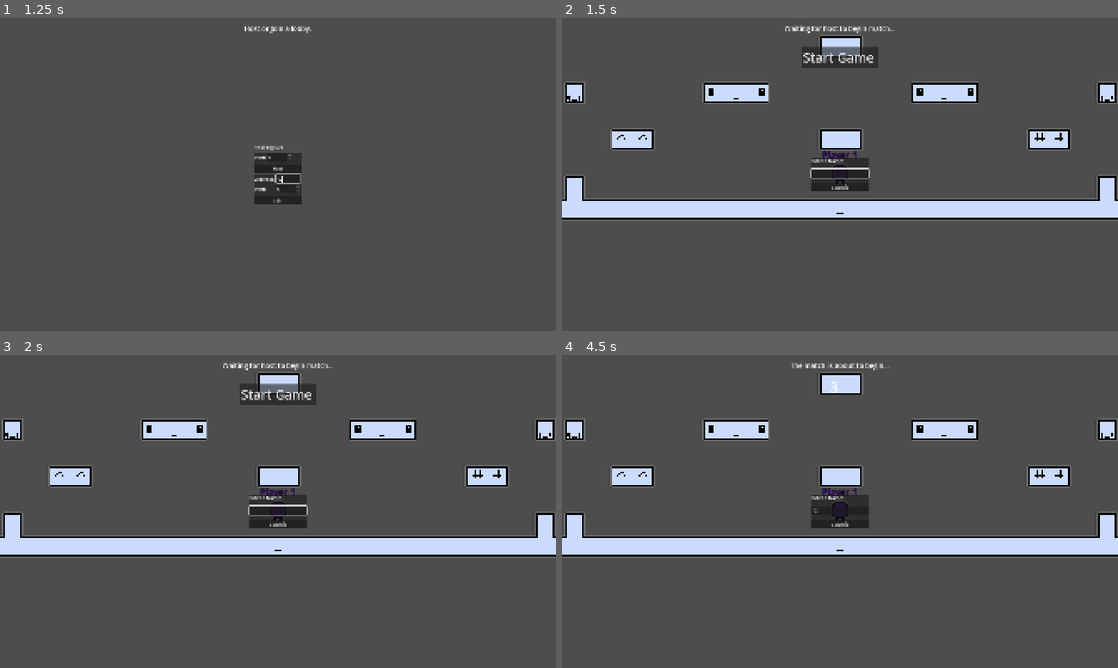
Above: before the commit, frames 1-4 (two rows, left to right).
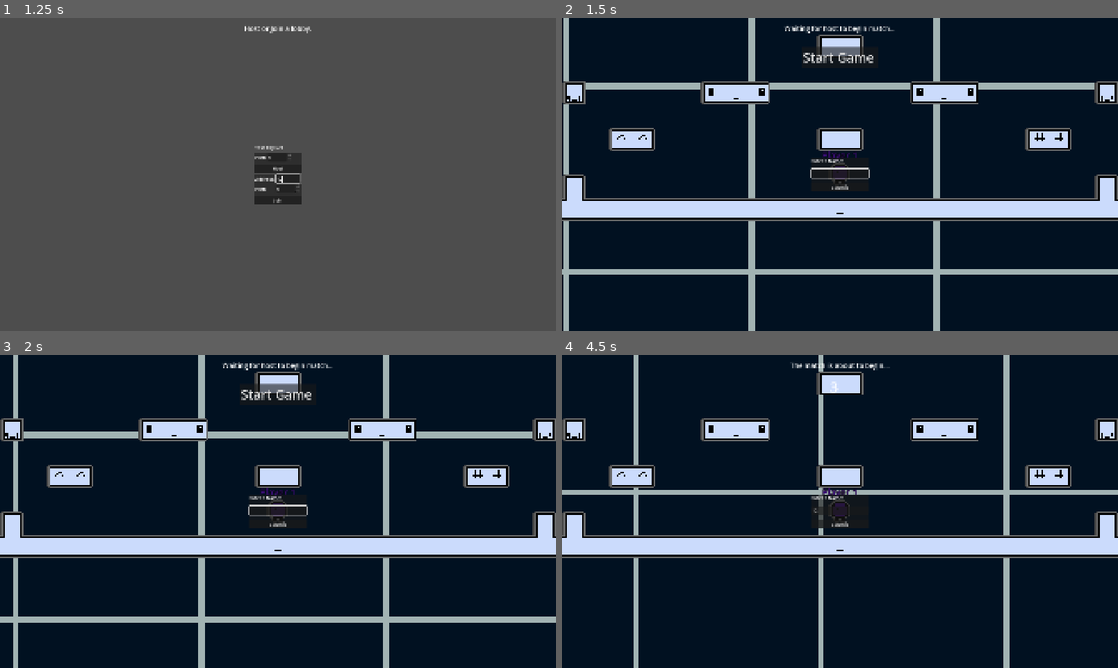
Above: after the commit, the same moments.

Repository: Mrneptune11/Unlimited-Games-Jam
Game: Godot game, scene res://Main/Lobby/Lobby.tscn
Two runs of this game, one before a commit and one after it. Both use one fixed random seed, a clock stepped at 60 frames per second and the inputs below.
Inputs (mouse positions are in pixels of both pictures, inside the frame that each line leads up to):
- Up to frame 1 (1.25 s): click (289, 177) at 0.52 s; type "12" at 0.6 s
- Up to frame 2 (1.5 s): click "Host" at 1.25 s
- Up to frame 3 (2 s): no input
- Up to frame 4 (4.5 s): click (840, 511) at 2.02 s; type "12" at 2.1 s; click "Start Game" at 2.75 s; hold O (action) 3.53-4.28 s; hold D (move_right) from 3.53 s (still down); tap Space (move_up) at 3.77 s; tap 0 at 4.35 s

Frame 1 is identical in both runs. In frame 2, 86% of the frame differs, in the area x 0-100%, y 0-100%; in frame 3, 86%; in frame 4, 86%.

Commit message:
cool backgroun stuff

Diff:
--- a/Main/Levels/Main.tscn
+++ b/Main/Levels/Main.tscn
@@ -2,6 +2,7 @@
 
 [ext_resource type="Script" uid="uid://df01en1boiqpy" path="res://Main/Levels/level.gd" id="1_i15iu"]
 [ext_resource type="Texture2D" uid="uid://msmaau3d3825" path="res://Assets/SpriteSheets/tile_sheet.png" id="2_01y7v"]
+[ext_resource type="PackedScene" uid="uid://fmm44p2dxj8k" path="res://Objects/Bg/bg.tscn" id="2_38ca1"]
 [ext_resource type="PackedScene" uid="uid://mrravwigd85b" path="res://Objects/Death/DeathPlane.tscn" id="3_i3w5c"]
 
 [sub_resource type="TileSetAtlasSource" id="TileSetAtlasSource_i3w5c"]
@@ -138,6 +139,8 @@
 [node name="Node2D" type="Node2D" unique_id=1188062101]
 script = ExtResource("1_i15iu")
 
+[node name="Parallax2D" parent="." unique_id=1872672102 instance=ExtResource("2_38ca1")]
+
 [node name="Effects" type="Node2D" parent="." unique_id=433243468]
 
 [node name="TileMapLayer" type="TileMapLayer" parent="." unique_id=1604709701]
@@ -150,63 +153,61 @@
 tile_map_data = PackedByteArray("AAD8/wEAAAAAAAMAAAD//wEAAAAEAAQAAAAAAAEAAAAFAAQAAADx////AAAAAAMAAAD0////AAABAAMAAADy// …(496 unchanged characters)…
 tile_set = SubResource("TileSet_38ca1")
 
-[node name="DeathLayer" type="TileMapLayer" parent="." unique_id=678137225]
+[node name="DeathPlane" parent="." unique_id=728339394 instance=ExtResource("3_i3w5c")]
+position = Vector2(-16, 352)
+
+[node name="Spawns" type="Node2D" parent="." unique_id=1977835498]
+
+[node name="Marker2D" type="Marker2D" parent="Spawns" unique_id=1672572411]
+
+[node name="Marker2D2" type="Marker2D" parent="Spawns" unique_id=1183067366]
+position = Vector2(-48, 0)
+
+[node name="Marker2D3" type="Marker2D" parent="Spawns" unique_id=1483605153]
+position = Vector2(48, 0)
+
+[node name="Marker2D4" type="Marker2D" parent="Spawns" unique_id=1755095777]
+position = Vector2(128, 0)
+
+[node name="Marker2D5" type="Marker2D" parent="Spawns" unique_id=157497225]
+position = Vector2(192, -32)
+
+[node name="Marker2D6" type="Marker2D" parent="Spawns" unique_id=422776475]
+position = Vector2(288, -64)
+
+[node name="Marker2D7" type="Marker2D" parent="Spawns" unique_id=1716404588]
+position = Vector2(272, -112)
+
+[node name="Marker2D8" type="Marker2D" parent="Spawns" unique_id=1643867146]
+position = Vector2(-80, -80)
+
+[node name="Marker2D9" type="Marker2D" parent="Spawns" unique_id=139271967]
+position = Vector2(-208, -32)
+
+[node name="Marker2D10" type="Marker2D" parent="Spawns" unique_id=1133526261]
+position = Vector2(-176, -144)
+
+[node name="Marker2D11" type="Marker2D" parent="Spawns" unique_id=471736687]
+position = Vector2(-304, -128)
+
+[node name="Marker2D12" type="Marker2D" parent="Spawns" unique_id=1809113319]
+position = Vector2(176, -96)
+
+[node name="Marker2D13" type="Marker2D" parent="Spawns" unique_id=1661481128]
+position = Vector2(80, -80)
+
+[node name="Marker2D14" type="Marker2D" parent="Spawns" unique_id=890743182]
+position = Vector2(-288, -64)
+
+[node name="Marker2D15" type="Marker2D" parent="Spawns" unique_id=882385638]
+position = Vector2(-128, 0)
+
+[node name="Parallax2D2" type="Parallax2D" parent="." unique_id=446700413]
+repeat_size = Vector2(800, 0)
+autoscroll = Vector2(20, 0)
+ignore_camera_scroll = true
+
+[node name="DeathLayer" type="TileMapLayer" parent="Parallax2D2" unique_id=678137225]
 texture_filter = 1
 tile_map_data = PackedByteArray("AADE/yIAAAAAAAAAAADE/yMAAAAAAAEAAADF/yIAAAABAAAAAADF/yMAAAABAAEAAADG/yIAAAACAAAAAADG/y …(116272 unchanged characters)…
 tile_set = SubResource("TileSet_yf5fn")
-
-[node name="DeathPlane" parent="." unique_id=728339394 instance=ExtResource("3_i3w5c")]
-position = Vector2(-16, 352)
-
-[node name="Spawns" type="Node2D" parent="." unique_id=1977835498]
-
-[node name="Marker2D" type="Marker2D" parent="Spawns" unique_id=1672572411]
-
-[node name="Marker2D2" type="Marker2D" parent="Spawns" unique_id=1183067366]
-position = Vector2(-48, 0)
-
-[node name="Marker2D3" type="Marker2D" parent="Spawns" unique_id=1483605153]
-position = Vector2(48, 0)
-
-[node name="Marker2D4" type="Marker2D" parent="Spawns" unique_id=1755095777]
-position = Vector2(128, 0)
-
-[node name="Marker2D5" type="Marker2D" parent="Spawns" unique_id=157497225]
-position = Vector2(192, -32)
-
-[node name="Marker2D6" type="Marker2D" parent="Spawns" unique_id=422776475]
-position = Vector2(288, -64)
-
-[node name="Marker2D7" type="Marker2D" parent="Spawns" unique_id=1716404588]
-position = Vector2(272, -112)
-
-[node name="Marker2D8" type="Marker2D" parent="Spawns" unique_id=1643867146]
-position = Vector2(-80, -80)
-
-[node name="Marker2D9" type="Marker2D" parent="Spawns" unique_id=139271967]
-position = Vector2(-208, -32)
-
-[node name="Marker2D10" type="Marker2D" parent="Spawns" unique_id=1133526261]
-position = Vector2(-176, -144)
-
-[node name="Marker2D11" type="Marker2D" parent="Spawns" unique_id=471736687]
-position = Vector2(-304, -128)
-
-[node name="Marker2D12" type="Marker2D" parent="Spawns" unique_id=1809113319]
-position = Vector2(176, -96)
-
-[node name="Marker2D13" type="Marker2D" parent="Spawns" unique_id=1661481128]
-position = Vector2(80, -80)
-
-[node name="Marker2D14" type="Marker2D" parent="Spawns" unique_id=890743182]
-position = Vector2(-288, -64)
-
-[node name="Marker2D15" type="Marker2D" parent="Spawns" unique_id=882385638]
-position = Vector2(-128, 0)
-
-[node name="Camera2D" type="Camera2D" parent="." unique_id=954381658]
-zoom = Vector2(5, 5)
-limit_left = -736
-limit_top = -304
-limit_right = 736
-limit_bottom = 448
--- a/Main/Levels/WaitingRoom.tscn
+++ b/Main/Levels/WaitingRoom.tscn
@@ -2,6 +2,7 @@
 
 [ext_resource type="Script" uid="uid://df01en1boiqpy" path="res://Main/Levels/level.gd" id="1_g6jaf"]
 [ext_resource type="Texture2D" uid="uid://msmaau3d3825" path="res://Assets/SpriteSheets/tile_sheet.png" id="2_6sviy"]
+[ext_resource type="PackedScene" uid="uid://fmm44p2dxj8k" path="res://Objects/Bg/bg.tscn" id="2_g6jaf"]
 
 [sub_resource type="TileSetAtlasSource" id="TileSetAtlasSource_i3w5c"]
 texture = ExtResource("2_6sviy")
@@ -64,6 +65,8 @@
 [node name="Node2D" type="Node2D" unique_id=1188062101]
 script = ExtResource("1_g6jaf")
 
+[node name="Parallax2D" parent="." unique_id=1872672102 instance=ExtResource("2_g6jaf")]
+
 [node name="Effects" type="Node2D" parent="." unique_id=433243468]
 
 [node name="TileMapLayer" type="TileMapLayer" parent="." unique_id=1604709701]
--- /dev/null
+++ b/Objects/Bg/bg.tscn
@@ -0,0 +1,14 @@
+[gd_scene format=3 uid="uid://fmm44p2dxj8k"]
+
+[ext_resource type="Texture2D" uid="uid://hwfynfqpy0kn" path="res://Assets/sprites/bg.png" id="1_lj8nn"]
+
+[node name="Parallax2D" type="Parallax2D" unique_id=1872672102]
+texture_filter = 1
+scroll_scale = Vector2(0.5, 0.5)
+repeat_size = Vector2(128, 128)
+autoscroll = Vector2(16, 16)
+repeat_times = 12
+ignore_camera_scroll = true
+
+[node name="Sprite2D" type="Sprite2D" parent="." unique_id=1919796283]
+texture = ExtResource("1_lj8nn")
--- a/Objects/Player/player.gd
+++ b/Objects/Player/player.gd
@@ -184,7 +184,6 @@
 
 func handle_bounds()->void:
 	var camera:Camera2D = $Camera2D
-
 	if global_position.x >= camera.limit_right:
 		global_position.x = camera.limit_left + 16
 	if global_position.x <= camera.limit_left:
Binary file added: Assets/sprites/bg.png
Not shown, added: Assets/sprites/bg.png.import
